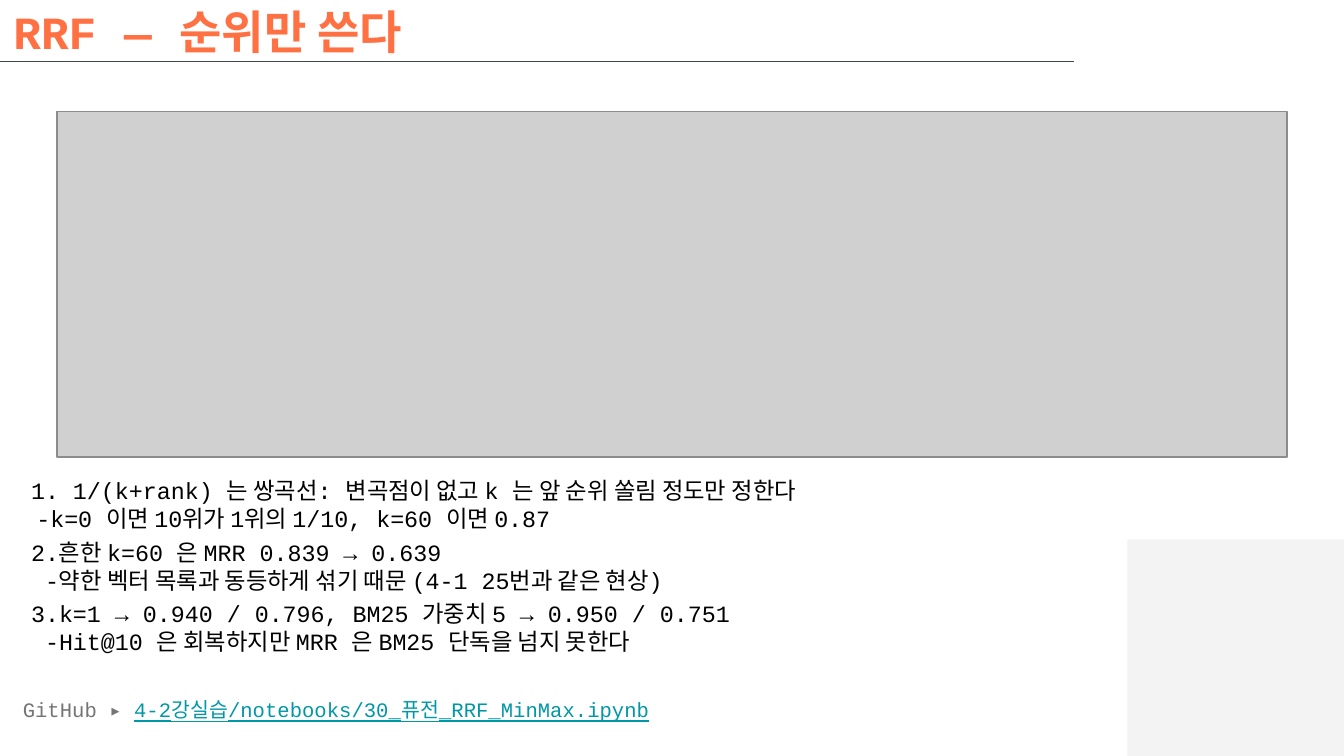
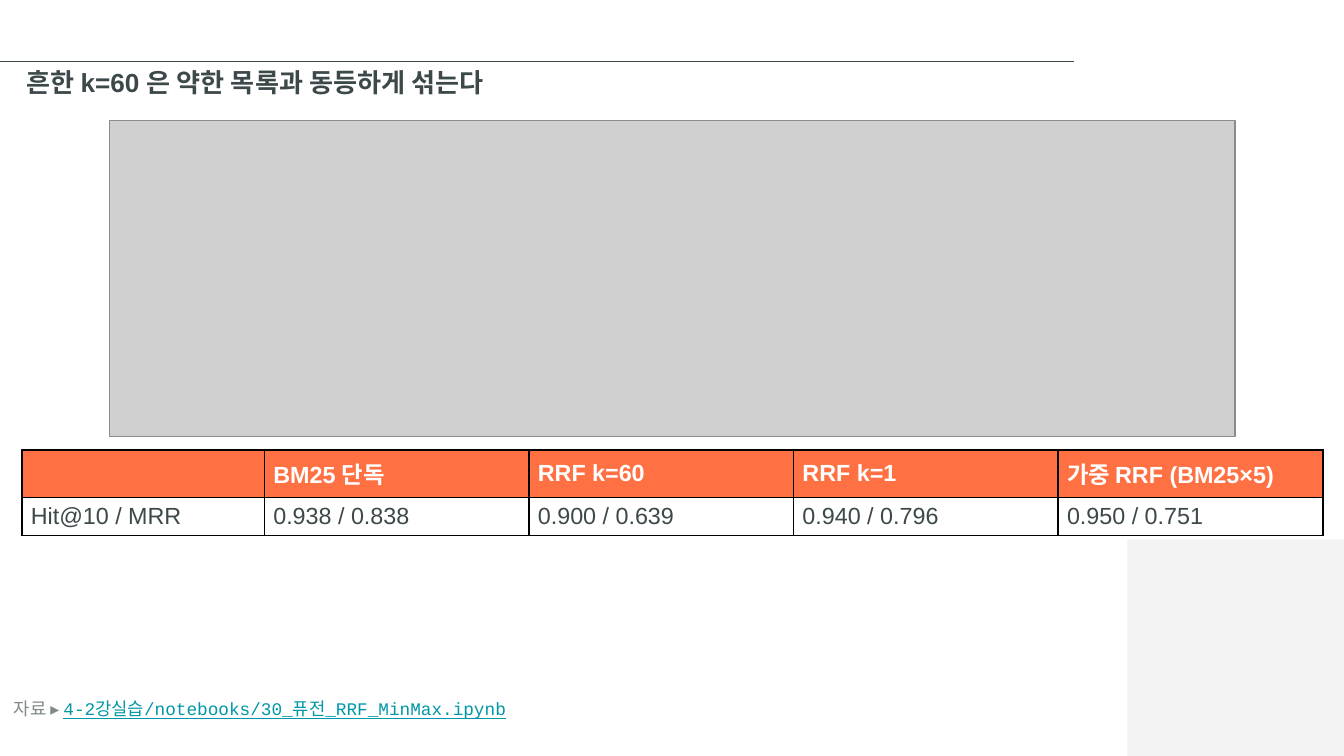
Before and after one commit to hikaMaeng/-ai-, a slide deck: slide 51 of 4-2강실습/slides/4-2강실습_벡터디비.pptx (slide 29 before the commit). Drawn at 1344x756 pixels with LibreOffice and Linux fonts; fonts in the diff are those of the drawing; grey boxes stand for pictures; background and template pictures are left out. Boxes give left, top, right and bottom in pixels: in the first picture for what was removed or moved away, otherwise in the second. Text is boxed around its words. In the diff, an @@ line names an element or a change of style, - is before the commit and + after.

```diff
--- a/4-2강실습/slides/4-2강실습_벡터디비.pptx
+++ b/4-2강실습/slides/4-2강실습_벡터디비.pptx
@@ title removed at (x1=13, y1=10, x2=402, y2=62) @@
-RRF — 순위만 쓴다
@@ text added at (x1=26, y1=70, x2=483, y2=95), 14 pt, text #3D484A, bold @@
+흔한 k=60 은 약한 목록과 동등하게 섞는다
@@ picture resized from (x1=56, y1=112, x2=1286, y2=457) to (x1=110, y1=121, x2=1235, y2=437) @@
@@ table added at (x1=22, y1=450, x2=1322, y2=531), 2 rows, 5 columns @@
+ | BM25 단독 | RRF k=60 | RRF k=1 | 가중 RRF (BM25×5)
+Hit@10 / MRR | 0.938 / 0.838 | 0.900 / 0.639 | 0.940 / 0.796 | 0.950 / 0.751
@@ text removed at (x1=31, y1=479, x2=796, y2=654) @@
-1. 1/(k+rank) 는 쌍곡선: 변곡점이 없고 k 는 앞 순위 쏠림 정도만 정한다
--k=0 이면 10위가 1위의 1/10, k=60 이면 0.87
-2.흔한 k=60 은 MRR 0.839 → 0.639
--약한 벡터 목록과 동등하게 섞기 때문 (4-1 25번과 같은 현상)
-3.k=1 → 0.940 / 0.796, BM25 가중치 5 → 0.950 / 0.751
--Hit@10 은 회복하지만 MRR 은 BM25 단독을 넘지 못한다
@@ text at (x1=14, y1=700, x2=505, y2=719): text changed; size 11 to 9.5 pt @@
-GitHub ▸ 4-2강실습/notebooks/30_퓨전_RRF_MinMax.ipynb
+자료 ▸ 4-2강실습/notebooks/30_퓨전_RRF_MinMax.ipynb
```
Also in this commit, not shown: 22 other slides changed, 36 slides added, 11 slides removed, 3 other files.
